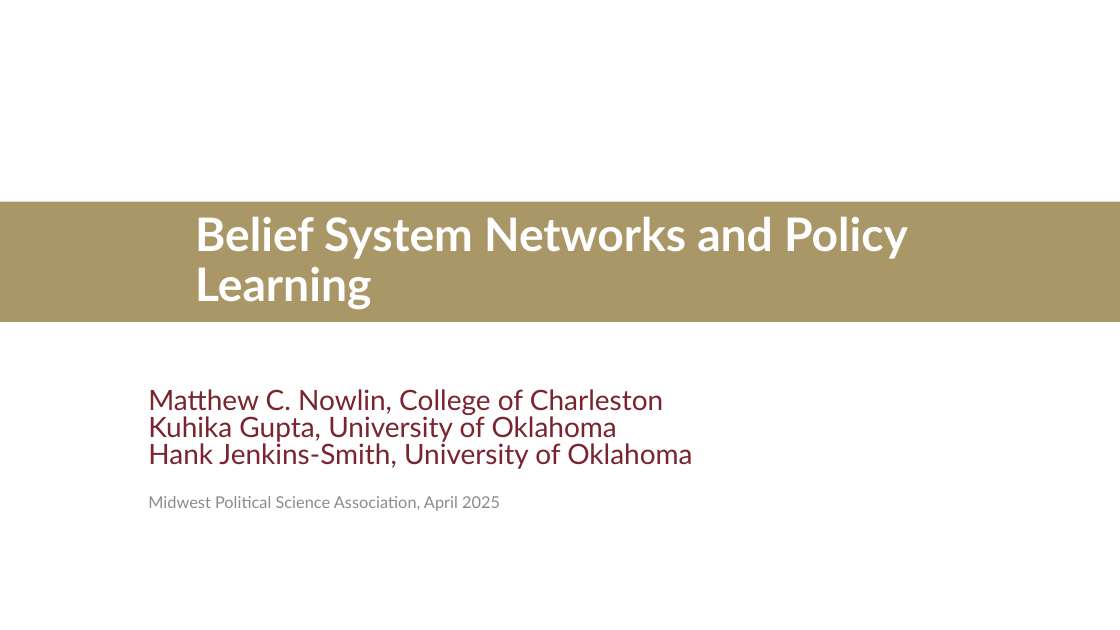
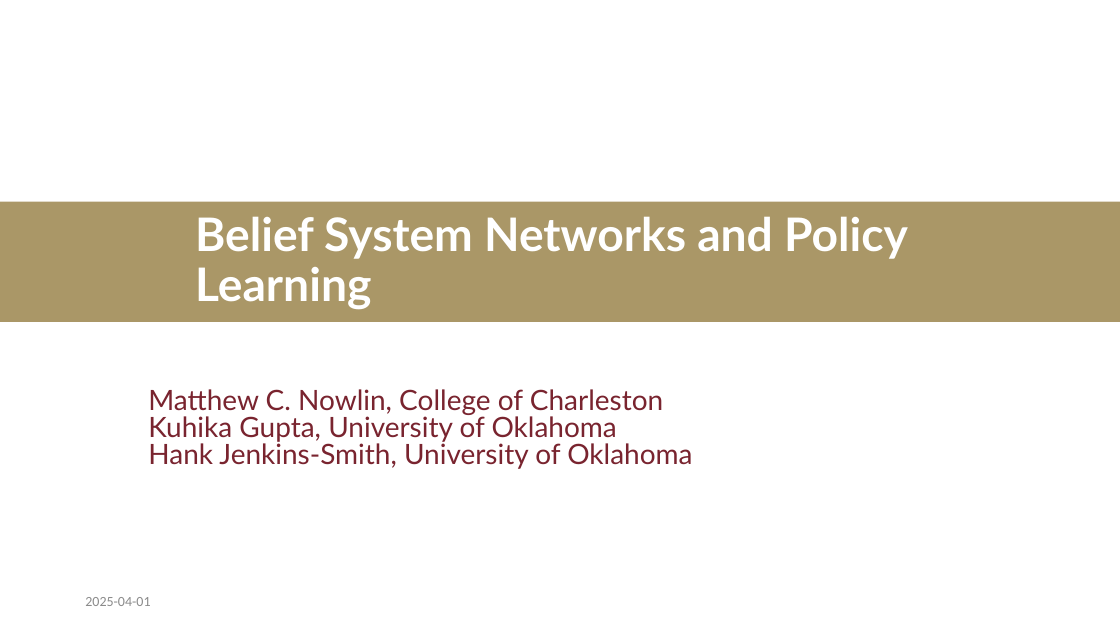
Before and after one commit to mnowlin/belief-systems-learning, a slide deck: slide 1 of presentation/networks-learningMPSA25.pptx. Drawn at 1120x630 pixels with LibreOffice and Linux fonts; fonts in the diff are those of the drawing; background and template pictures are left out. Boxes give left, top, right and bottom in pixels: in the first picture for what was removed or moved away, otherwise in the second. Text is boxed around its words. In the diff, an @@ line names an element or a change of style, - is before the commit and + after.

```diff
--- a/presentation/networks-learningMPSA25.pptx
+++ b/presentation/networks-learningMPSA25.pptx
@@ text at [85,597,150,606]: text changed; size 14 to 12 pt; font Lato to Calibri @@
-Midwest Political Science Association, April 2025
+2025-04-01
```
Also in this commit, not shown: 3 other slides changed, 1 other file.
